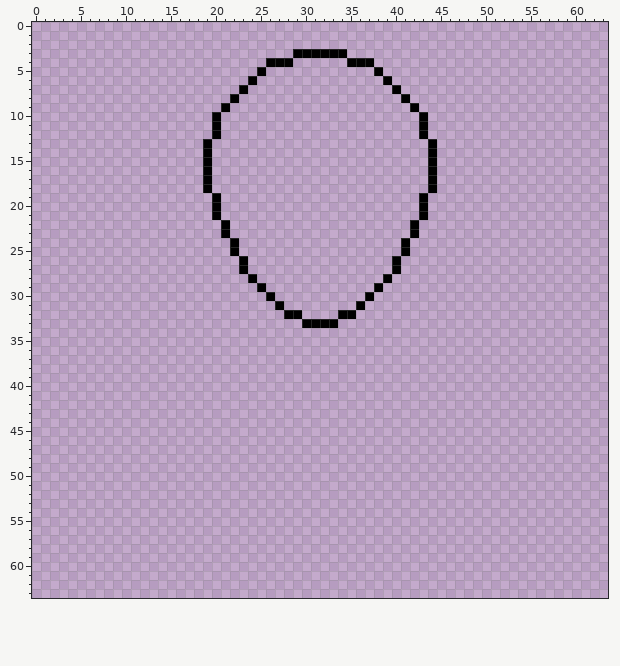
One commit to this pixel-art file: assets/temporary/random/BUT-ful.aseprite. Above is the file before it was changed.
64x64 pixels, 1 frame.
After:
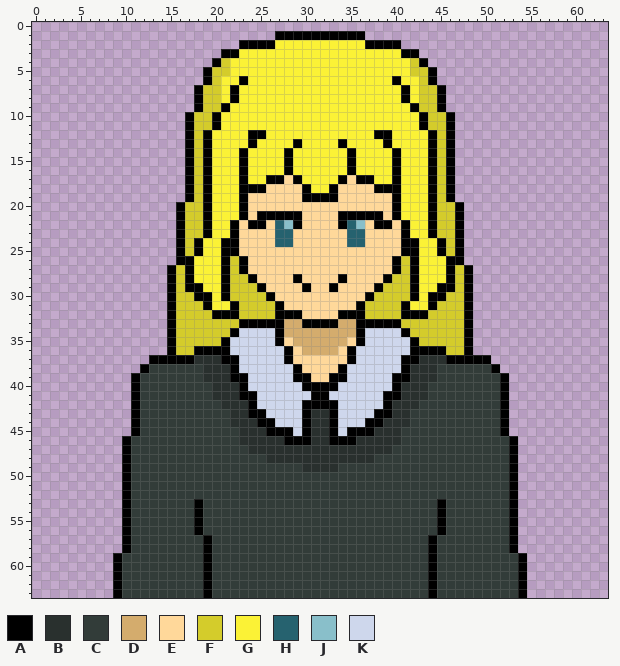
Palette (. is transparent): A #000000  B #29302e  C #323c39  D #d4ac6d  E #ffd89a  F #d4cc2b  G #fbf236  H #26626f  J #89bfca  K #ced7ec
The exact change:
layer "backhair" added
layer "leher" added
layer "baju" added
layer "pala" added
layer "face" added
layer "fronthair" added
layer "Layer 1" removed
Changed rows in their new state; - is an unchanged pixel.
first column x 9:
 1 ------------------AAAAAAAAAA------------------
 2 --------------AAAAGGGGGGGGGGAAAA--------------
 3 ------------AAGGGGGGGGGGGGGGGGGGAA------------
 4 -----------AFGGGGGGGGGGGGGGGGGGGGFA-----------
 5 ----------AFFGGGGGGGGGGGGGGGGGGGGFFA----------
 6 ----------AFGGAGGGGGGGGGGGGGGGGAGGFA----------
 7 ---------AFFGAGGGGGGGGGGGGGGGGGGAGFFA---------
 8 ---------AFFG-GGGGGGGGGGGGGGGGGG-GFFA---------
 9 ---------AFF-GGGGGGGGGGGGGGGGGGGG-FFA---------
10 --------AFF-GGGGGGGGGGGGGGGGGGGGGG-FFA--------
11 --------AFF-GGGGGGGGGGGGGGGGGGGGGG-FFA--------
12 --------AFAGGGGAAGGGGGGGGGGGGAAGGGGAFA--------
13 --------AF-GGGGAGGGGAGGGGAGGGGAGGGG-FA--------
14 --------AF-GGGAGGGGAGGGGGGAGGGGAGGG-FA--------
15 --------AF-GGGAGGGGAGGGGGGAGGGGAGGG-FA--------
16 --------AF-GGGAGGGGAGGGGGGAGGGGAGGG-FA--------
17 --------AF-GGGAGGAAEAGGGGAEAAGGAGGG-FA--------
18 --------AF-GGGAAAEEEEAGGAEEEEAAAGGG-FA--------
19 --------AFAGGGAEEEEEEAAAAEEEEEEAGGGAFA--------
20 -------AFFAGGGAEEEEEEEEEEEEEEEEAGGGAFFA-------
21 -------AFFAGGGAEAAAAAEEEEAAAAAEAGGGAFFA-------
22 -------AFFAGGAEAAEHJAEEEEAHJEAAEAGGAFFA-------
23 -------AFFAGGAEEEEHHEEEEEEHHEEEEAGGAFFA-------
24 -------AFAGGA-EEEEHHEEEEEEHHEEEE-AGGAFA-------
25 -------AFAGGA-EEEEEEEEEEEEEEEEEE-AGGAFA-------
26 -------AAGGGAF-EEEEEEEEEEEEEEEE-FAGGGAA-------
27 ------AFAGGGAF-EEEEEEEEEEEEEEEE-FAGGGAFA------
28 ------AFAGGGAFF-EEEEAEEEEAEEEE-FFAGGGAFA------
29 ------AFAAGGAFFF-EEEEAEEAEEEE-FFFAGGAAFA------
30 ------AFFAAGAFFFF-EEEEEEEEEE-FFFFAGAAFFA------
31 ------AFFFAGGAFFFF-EEEEEEEE-FFFFAGGAFFFA------
32 ------AFFFFAAAFFFFA--EEEE--AFFFFAAAFFFFA------
33 ------AFFFFFFFAAAAADD----DDAAAAAFFFFFFFA------
34 ------AFFFFFFAKKKKADDDDDDDDAKKKKAFFFFFFA------
35 ------AFFFFFAKKKKKAEDDDDDDEAKKKKKAFFFFFA------
36 ------AFFAAAAKKKKKKAEDDDDEAKKKKKKAAAAFFA------
37 ----AAAAABBBAAKKKKKAEEEEEEAKKKKKAABBBAAAAA----
38 ---ACCCCCCBBBAKKKKKKAEEEEAKKKKKKABBBCCCCCCA---
39 --ACCCCCCCBBBAAKKKKKAAEEAAKKKKKAABBBCCCCCCCA--
40 --ACCCCCCCCBBBAKKKKKKAAAAKKKKKKABBBCCCCCCCCA--
41 --ACCCCCCCCBBBAAKKKKKKAAKKKKKKAABBBCCCCCCCCA--
42 --ACCCCCCCCCBBBAKKKKKAAAAKKKKKABBBCCCCCCCCCA--
43 --ACCCCCCCCCCBBAAKKKKABBAKKKKAABBCCCCCCCCCCA--
44 --ACCCCCCCCCCBBBAAKKKABBAKKKAABBBCCCCCCCCCCA--
45 --ACCCCCCCCCCCBBBAAAKABBAKAAABBBCCCCCCCCCCCA--
46 -ACCCCCCCCCCCCBBBBBAAABBAAABBBBBCCCCCCCCCCCCA-
47 -ACCCCCCCCCCCCCBBBBBBBBBBBBBBBBCCCCCCCCCCCCCA-
48 -ACCCCCCCCCCCCCCCBBBBBBBBBBBBCCCCCCCCCCCCCCCA-
49 -ACCCCCCCCCCCCCCCCCCCBBBBCCCCCCCCCCCCCCCCCCCA-
50 -ACCCCCCCCCCCCCCCCCCCCCCCCCCCCCCCCCCCCCCCCCCA-
51 -ACCCCCCCCCCCCCCCCCCCCCCCCCCCCCCCCCCCCCCCCCCA-
52 -ACCCCCCCCCCCCCCCCCCCCCCCCCCCCCCCCCCCCCCCCCCA-
53 -ACCCCCCCACCCCCCCCCCCCCCCCCCCCCCCCCCACCCCCCCA-
54 -ACCCCCCCACCCCCCCCCCCCCCCCCCCCCCCCCCACCCCCCCA-
55 -ACCCCCCCACCCCCCCCCCCCCCCCCCCCCCCCCCACCCCCCCA-
56 -ACCCCCCCACCCCCCCCCCCCCCCCCCCCCCCCCCACCCCCCCA-
57 -ACCCCCCCCACCCCCCCCCCCCCCCCCCCCCCCCACCCCCCCCA-
58 -ACCCCCCCCACCCCCCCCCCCCCCCCCCCCCCCCACCCCCCCCA-
59 ACCCCCCCCCACCCCCCCCCCCCCCCCCCCCCCCCACCCCCCCCCA
60 ACCCCCCCCCACCCCCCCCCCCCCCCCCCCCCCCCACCCCCCCCCA
61 ACCCCCCCCCACCCCCCCCCCCCCCCCCCCCCCCCACCCCCCCCCA
62 ACCCCCCCCCACCCCCCCCCCCCCCCCCCCCCCCCACCCCCCCCCA
63 ACCCCCCCCCACCCCCCCCCCCCCCCCCCCCCCCCACCCCCCCCCA
Boxes around the changes in both pictures, in picture pixels (x1, y1, x2, y2):
changed: (113, 31, 527, 598)
